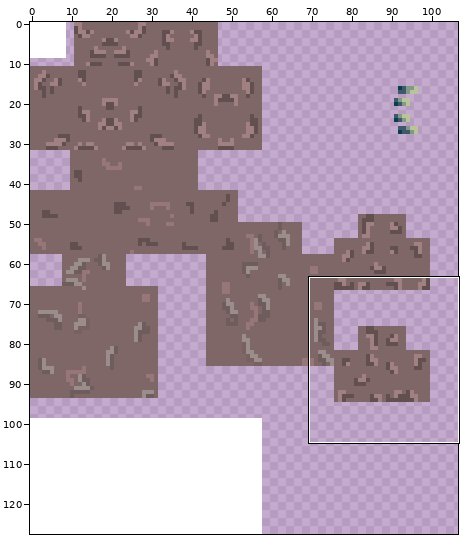
Sprite sheet -- assets/minecraft/optifine/cem/warden.png. The picture above shows the old version from afar; the outline marks the close-up.
Close-up. Before the commit:
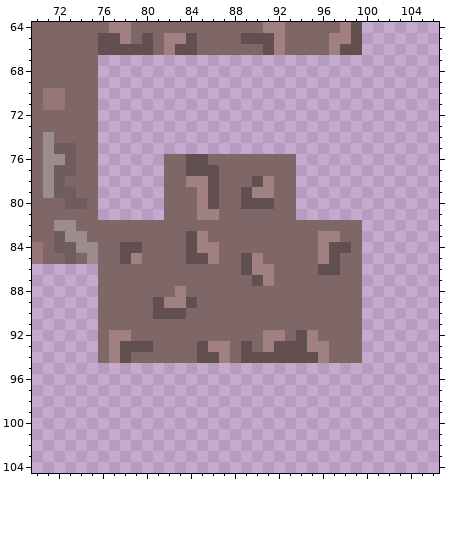
The file is 128x128 pixels. Colours within 5 levels of each other are drawn and written as one. Shown: x 70..106, y 64..104. The wide view leaves out empty margins.
After:
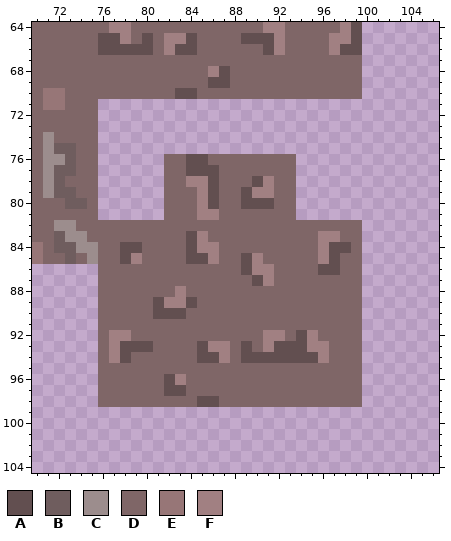
Palette (. is transparent): A #624f50  B #6f5d5e  C #9c8d8d  D #7f6667  E #977677  F #a18082
From the commit log: Better warden with higher jambes
From old to new:
y 67: x 76..99 ........................ -> DDDDDDDDDDDDDDDDDDDDDDDD
y 68: x 76..99 ........................ -> DDDDDDDDDDFADDDDDDDDDDDD
y 69: x 76..99 ........................ -> DDDDDDDDDDAADDDDDDDDDDDD
y 70: x 76..99 ........................ -> DDDDDDDAADDDDDDDDDDDDDDD
y 95: x 76..99 ........................ -> DDDDDDDDDDDDDDDDDDDDDDDD
y 96: x 76..99 ........................ -> DDDDDDAFDDDDDDDDDDDDDDDD
y 97: x 76..99 ........................ -> DDDDDDAADDDDDDDDDDDDDDDD
y 98: x 76..99 ........................ -> DDDDDDDDDAADDDDDDDDDDDDD
